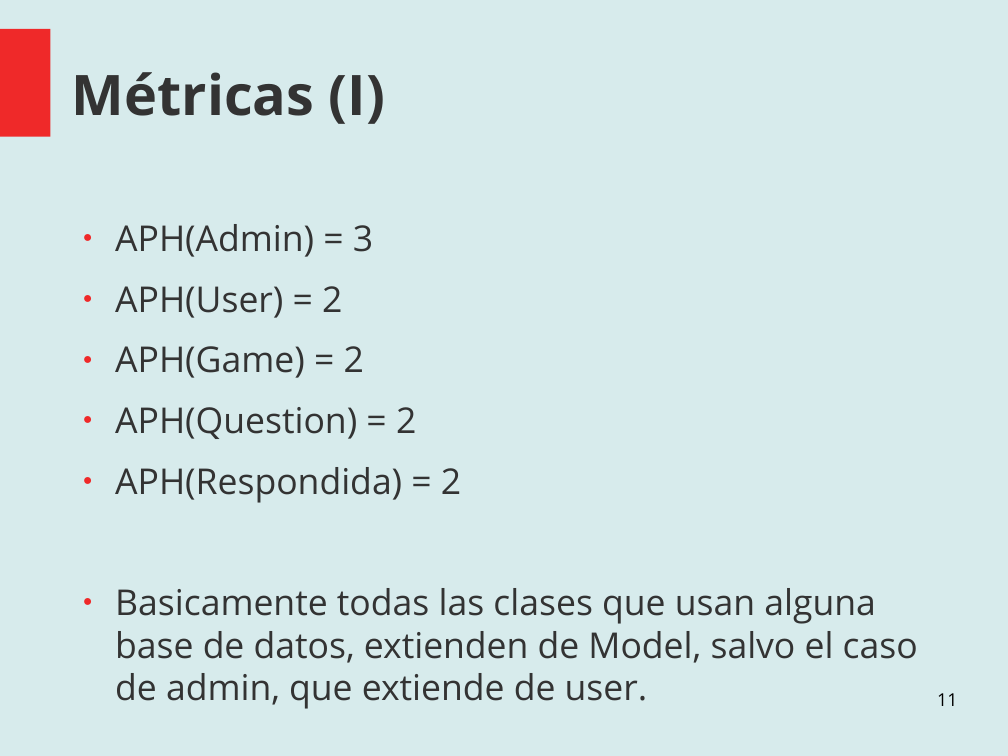
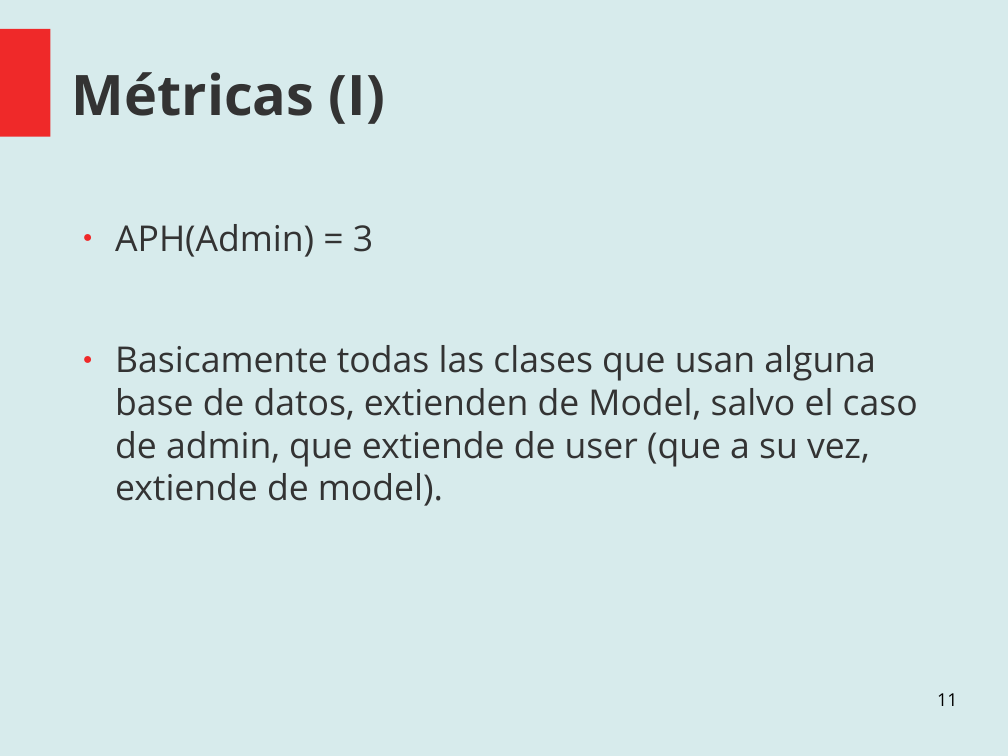
Before and after one commit to santiago-m/ProyectoAnalisisYDise-o, a slide deck: slide 11 of Documentation/Muestra de Avances.odp. Drawn at 1008x756 pixels with LibreOffice and Linux fonts; fonts in the diff are those of the drawing. Boxes give left, top, right and bottom in pixels: in the first picture for what was removed or moved away, otherwise in the second. Text is boxed around its words. In the diff, an @@ line names an element or a change of style, - is before the commit and + after.

```diff
--- a/Documentation/Muestra de Avances.odp
+++ b/Documentation/Muestra de Avances.odp
@@ text at bbox=[115, 345, 918, 506]: text changed @@
-● APH(User) = 2
-● APH(Game) = 2
-● APH(Question) = 2
-● APH(Respondida) = 2
-● Basicamente todas las clases que usan alguna base de datos, extienden de Model, salvo el caso de admin, que extiende de user.
+● Basicamente todas las clases que usan alguna base de datos, extienden de Model, salvo el caso de admin, que extiende de user (que a su vez, extiende de model).
```
Also in this commit, not shown: 4 other slides changed.
